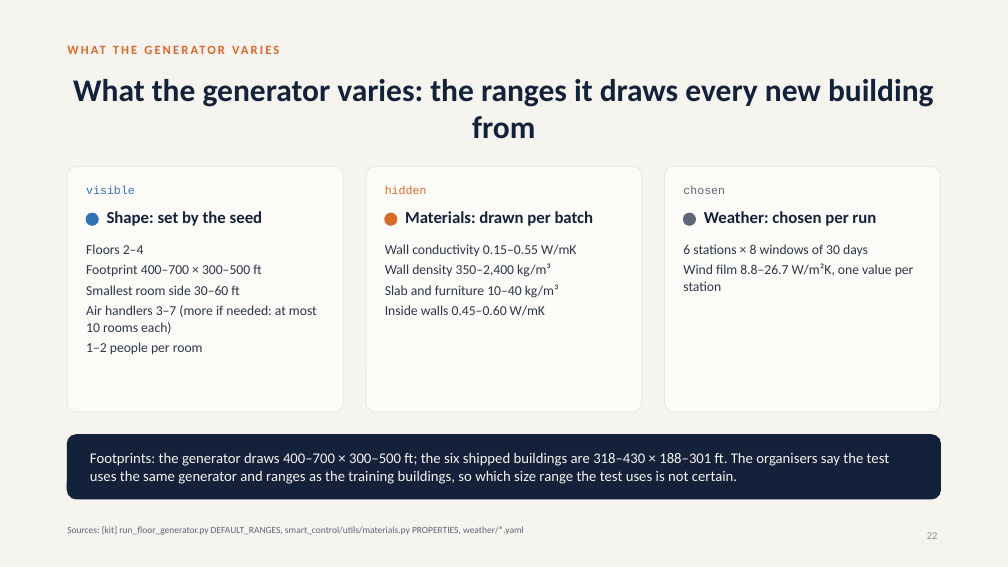
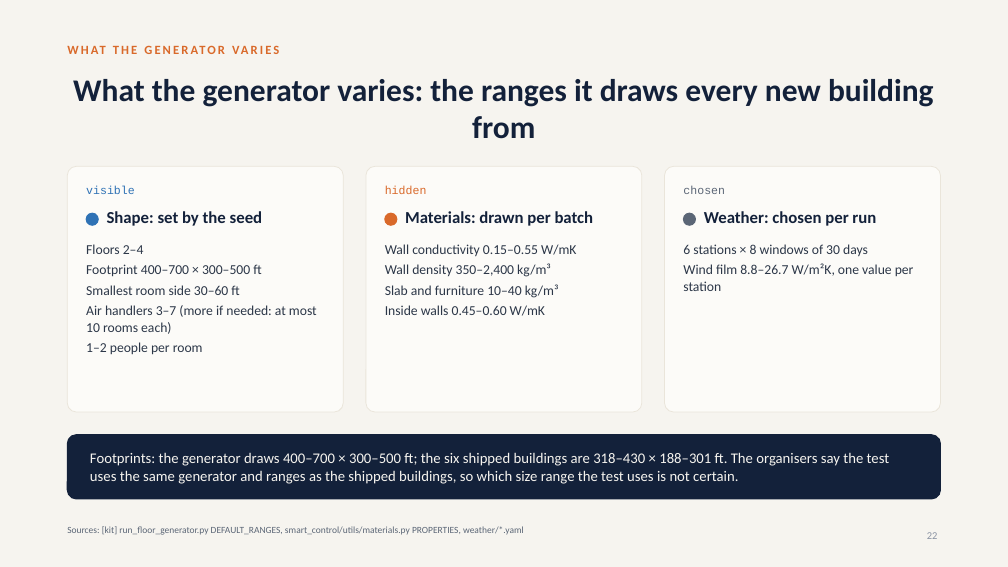
Before and after one commit to srivathsanb14/working-code, a slide deck: slide 22 of docs/One_Controller_for_Every_Building.pptx. Drawn at 1008x567 pixels with LibreOffice and Linux fonts; fonts in the diff are those of the drawing. Boxes give left, top, right and bottom in pixels: in the first picture for what was removed or moved away, otherwise in the second. Text is boxed around its words. In the diff, an @@ line names an element or a change of style, - is before the commit and + after.

```diff
--- a/docs/One_Controller_for_Every_Building.pptx
+++ b/docs/One_Controller_for_Every_Building.pptx
@@ text at box(90, 452, 890, 484): text changed @@
-Footprints: the generator draws 400–700 × 300–500 ft; the six shipped buildings are 318–430 × 188–301 ft. The organisers say the test uses the same generator and ranges as the training buildings, so which size range the test uses is not certain.
+Footprints: the generator draws 400–700 × 300–500 ft; the six shipped buildings are 318–430 × 188–301 ft. The organisers say the test uses the same generator and ranges as the shipped buildings, so which size range the test uses is not certain.
```
Also in this commit, not shown: 19 other slides changed, 5 other files.
